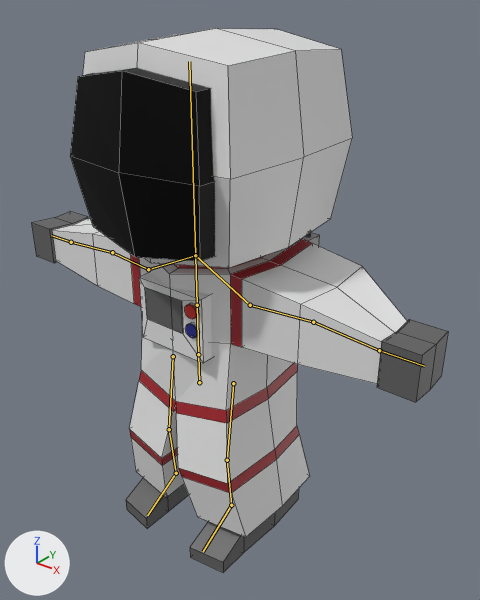
Renders of the Blender file GameAssets/astronauts.blend from each side of a commit.
Before and after are seen from a 50 mm lens placed at (6.1, -6.6, 8.5), pointed at (0.28, 0.68, 3.99). Every picture has the same lights, and +X, +Y and +Z are marked at lower left. The bones that bend it are drawn over the model as lines. Mesh edges are drawn as thin lines.
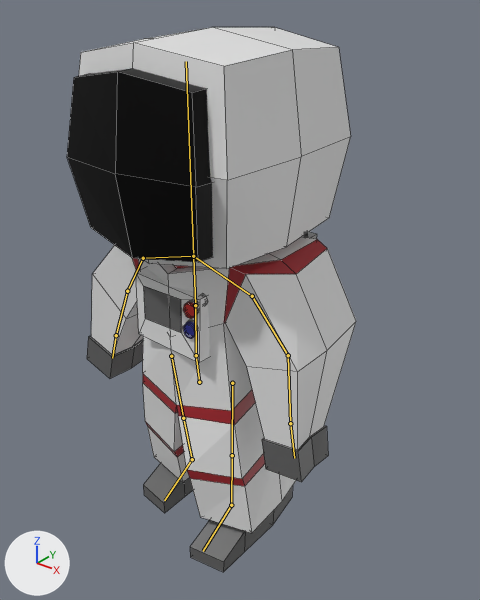
The newer file adds an action. The first version stands in its rest pose; the second is drawn at frame 20 of the action 'Idle'.

The edits, one by one:
Bone 'Root' (bone_root) moves from (0.0, 0.0, 0.0) to (0.0, 0.02, 0.0).
Bone 'Root' (bone_root) turns from (0, 0, 0) to (7, 0, 0) degrees about its own x, y and z.
Bone 'Spine1' (bone_spine1) turns from (0, 0, 0) to (-9, 0, 0) degrees about its own x, y and z.
Bone 'Spine2' (bone_spine2) turns from (0, 0, 0) to (3, 0, 0) degrees about its own x, y and z.
Bone 'Shoulder.L' (bone_shoulder_l) turns from (0, 0, 0) to (0, 0, 9) degrees about its own x, y and z.
Bone 'UpperArm.L' (bone_upperarm_l) turns from (0, 0, 0) to (-4, 6, -65) degrees about its own x, y and z.
Bone 'LowerArm.L' (bone_lowerarm_l) turns from (0, 0, 0) to (1, -3, -25) degrees about its own x, y and z.
Bone 'Shoulder.R' (bone_shoulder_r) turns from (0, 0, 0) to (0, 0, -10) degrees about its own x, y and z.
Bone 'UpperArm.R' (bone_upperarm_r) turns from (0, 0, 0) to (-4, -6, 63) degrees about its own x, y and z.
Bone 'LowerArm.R' (bone_lowerarm_r) turns from (0, 0, 0) to (0, 2, 19) degrees about its own x, y and z.
Bone 'IKLegPole.L' (bone_iklegpole_l) moves from (0.0, 0.0, 0.0) to (-0.42, 0.0, 0.0).
Bone 'IKLegPole.R' (bone_iklegpole_r) moves from (0.0, 0.0, 0.0) to (0.16, 0.0, 0.0).
Bone 'IKTarget.R' (bone_iktarget_r) moves from (0.0, 0.0, 0.0) to (0.0, 0.43, 0.0).

Where the change shows, as pixel boxes [x1, y1, x2, y2] in the pictures (480 x 600 px):
'Cube', posed (30% narrower): before [32, 28, 448, 572]; after [67, 27, 356, 572]
bone 'Root', root to tip: before (199, 382) to (198, 354); after (199, 382) to (196, 355)
bone 'Spine1', root to tip: before (198, 354) to (197, 305); after (196, 355) to (195, 305)
bone 'Spine2', root to tip: before (197, 305) to (195, 255); after (195, 305) to (193, 256)
bone 'Shoulder.L', root to tip: before (195, 255) to (250, 305); after (193, 256) to (252, 296)
bone 'UpperArm.L', root to tip: before (250, 305) to (313, 322); after (252, 296) to (288, 355)
bone 'LowerArm.L', root to tip: before (313, 322) to (379, 350); after (288, 355) to (290, 423)
bone 'Shoulder.R', root to tip: before (195, 255) to (148, 269); after (193, 256) to (143, 258)
bone 'UpperArm.R', root to tip: before (148, 269) to (112, 252); after (143, 258) to (127, 291)
bone 'LowerArm.R', root to tip: before (112, 252) to (71, 242); after (127, 291) to (116, 335)
